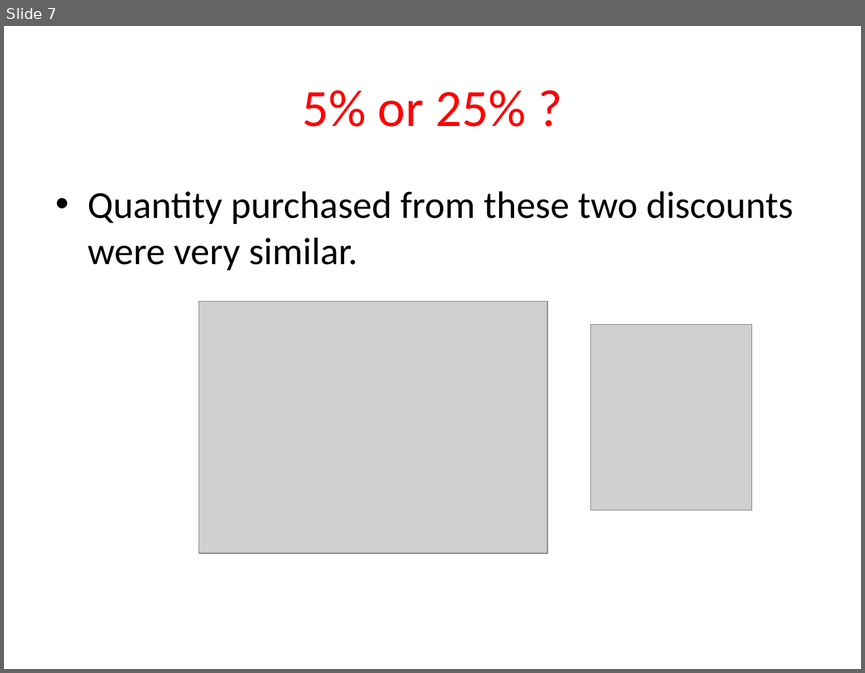
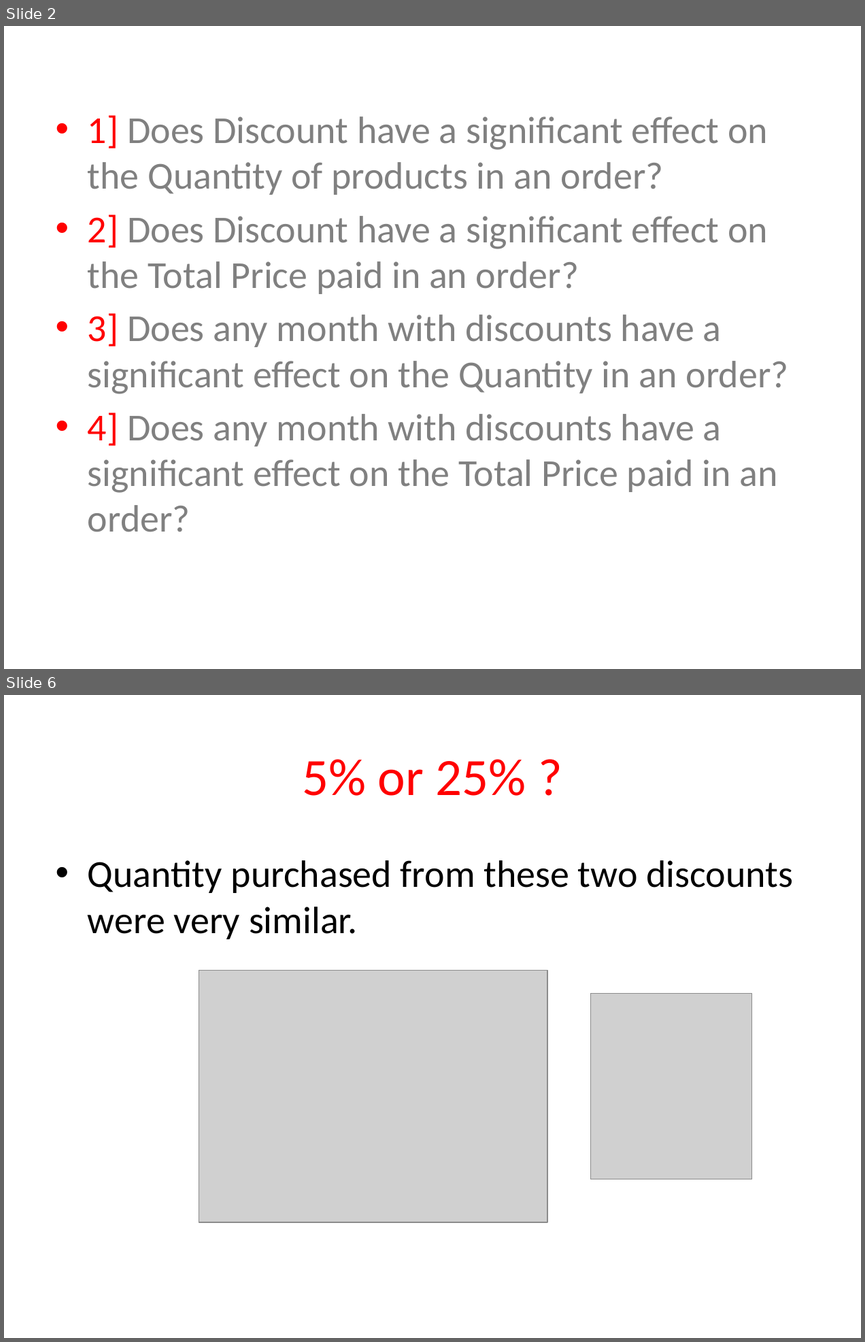
Before and after one commit to Sue-Mir/Module2_Project_Hypothesis_Testing, a slide deck: Project2_HypothesisTesting_NonTechnicalPresentation.pptx. Shown one above the other, each under a label of ours: slide 7 before the commit, slides 2 and 6 after it; the slides between them are not shown. The pictures are 865x673 and 865x1342 pixels, drawn with LibreOffice and Linux fonts; fonts in the diff are those of the drawing; grey boxes stand for pictures. Boxes give left, top, right and bottom in pixels: in the first picture for what was removed or moved away, otherwise in the second. Text is boxed around its words. In the diff, an @@ line names an element or a change of style, - is before the commit and + after.

```diff
--- a/Project2_HypothesisTesting_NonTechnicalPresentation.pptx
+++ b/Project2_HypothesisTesting_NonTechnicalPresentation.pptx
@@ slide 2 added at box(4, 26, 861, 669), background #FFFFFF @@
@@ text added at box(88, 115, 789, 532), 32 pt, text #808080 @@
+• 1] Does Discount have a significant effect on the Quantity of products in an order?
+• 2] Does Discount have a significant effect on the Total Price paid in an order?
+• 3] Does any month with discounts have a significant effect on the Quantity in an order?
+• 4] Does any month with discounts have a significant effect on the Total Price paid in an order?
@@ what was slide 7 is now slide 6 @@
```
Also in this commit, not shown: 5 slides changed, 5 other slides added, 3 slides removed.
